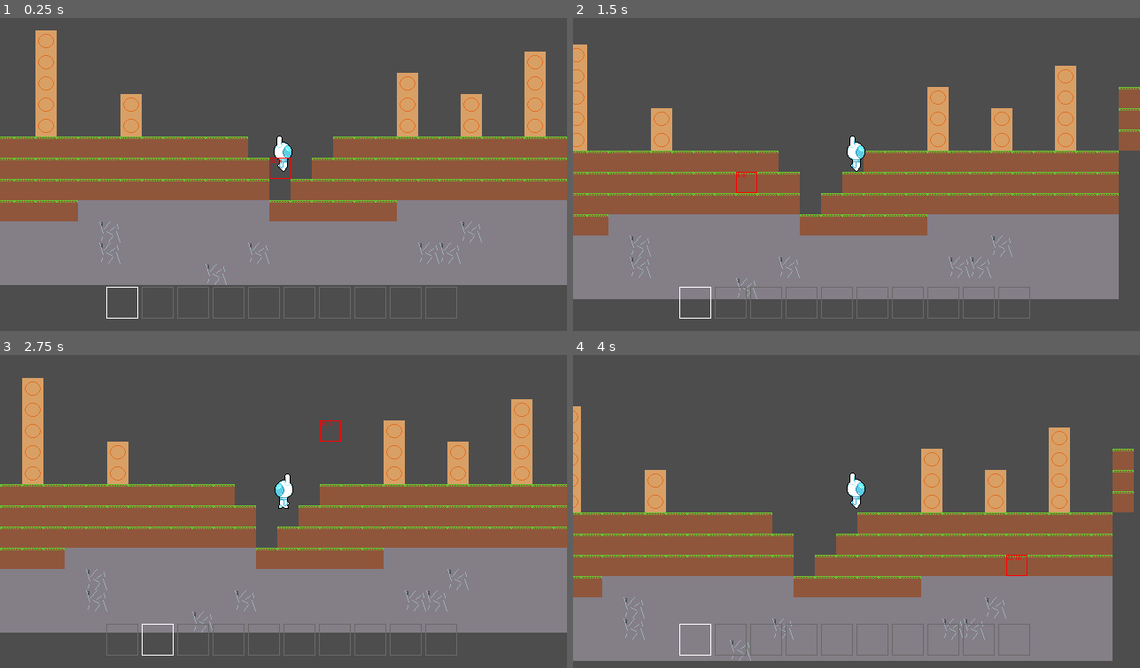
Above: before the commit, frames 1-4 (two rows, left to right).
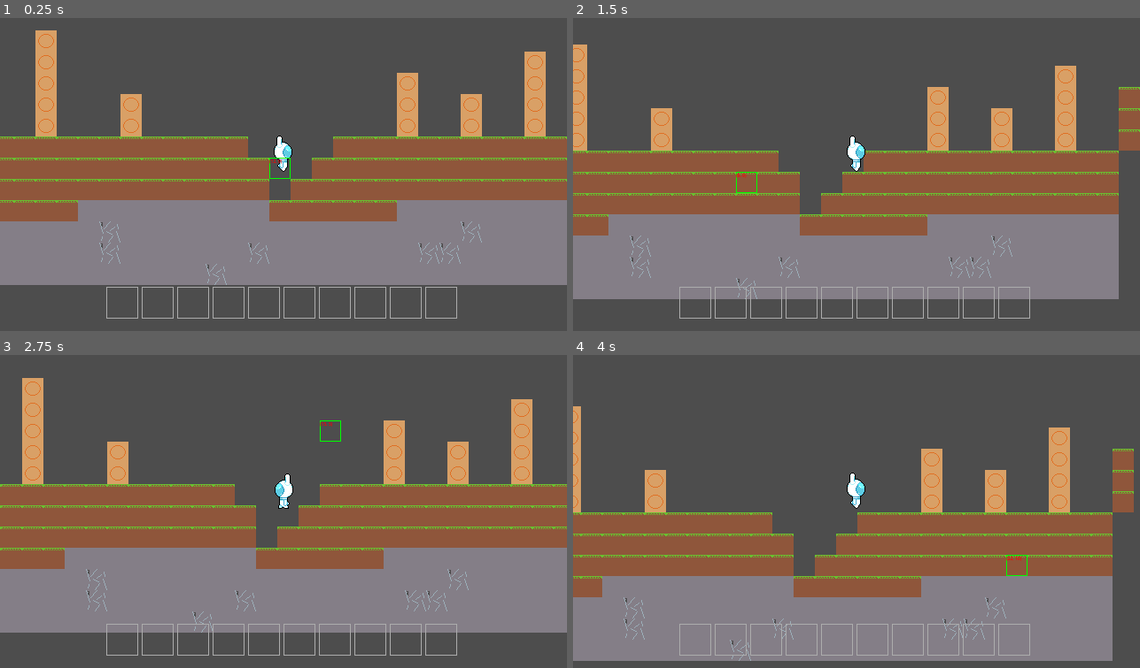
Above: after the commit, the same moments.

Repository: GriffinRio/Game-likeJam10
Game: Godot game, scene res://main.tscn
Same seed, same stepped clock (60 frames per second), same inputs: the game is played once before the commit and once after it.
Inputs (mouse positions are in pixels of both pictures, inside the frame that each line leads up to):
- Up to frame 1 (0.25 s): no input
- Up to frame 2 (1.5 s): move the mouse to (981, 155) at 0.52 s; hold 1 (Direct_Item_Switch) 0.53-1.28 s; hold D (Move_Right) from 0.53 s (still down); tap W (Jump) at 0.77 s; right-click (981, 155) at 0.8 s; move the mouse to (743, 187) at 1.27 s; right-click (743, 187) at 1.35 s
- Up to frame 3 (2.75 s): tap W (Jump) at 1.52 s; tap Mouse wheel down (Switch_Item_Down) at 1.55 s; move the mouse to (340, 439) at 2.02 s; release D (Move_Right) at 2.03 s; hold A (Move_Left) from 2.03 s (still down); hold Mouse wheel down (Switch_Item_Down) from 2.03 s (still down); tap Mouse wheel up (Switch_Item_Up) at 2.3 s
- Up to frame 4 (4 s): move the mouse to (828, 570) at 2.77 s; release A (Move_Left) at 2.78 s; release Mouse wheel down (Switch_Item_Down) at 2.78 s; hold D (Move_Right) from 2.78 s (still down); tap Mouse wheel up (Switch_Item_Up) at 2.85 s; tap W (Jump) at 3.02, 3.77 s; tap 1 (Direct_Item_Switch) at 3.05 s; move the mouse to (1026, 555) at 3.52 s; hold Right mouse button (Place) from 3.53 s (still down); click (1026, 555) at 3.6 s

The runs differ from the first frame. In frame 1, 0.7% of the frame differs, in the area x 18-81%, y 44-97%; in frame 2, 0.7%; in frame 3, 0.7%; in frame 4, 0.7%.

Commit message:
Changed project to be statically typed.
Might be a little more annoying but ultimate will save headaches in the future

Diff:
--- a/gameLikeJam10/Characters/inventory.gd
+++ b/gameLikeJam10/Characters/inventory.gd
@@ -17,23 +17,23 @@
 
 # TODO: add support for keyboard inventory switching?
 ## changes equipped index by 1, positive or negative depending on previous player input
-func change_equipped(direction : int):
+func change_equipped(direction : int) -> void:
 	# Formula for wrapping array both pos and neg.
 	# Kinda works like if statements, but one math line.
 	equipped = ((equipped + direction) % SIZE + SIZE) % SIZE
 
-func change_equipped_direct(index: int):
+func change_equipped_direct(index: int) -> void:
 	equipped = (index + SIZE) % SIZE
 
 ## Puts acquired item into inventory.
 ## Will stack with other versions of it if item is stackable
 ## Otherwise, will find new slot for it
-func gain_item(item: Item):
-	var item_index = hotbar.find(item)
+func gain_item(item: Item) -> void:
+	var item_index : int = hotbar.find(item)
 	if(item.stackable and item_index >= 0):
 		hotbar[item_index].count += 1
 	else:
-		var empty_index = hotbar.find(null)
+		var empty_index : int = hotbar.find(null)
 		# TODO: create new instance of item because it always uses same one from block which is weird?
 		if(empty_index >= 0):
 			hotbar[empty_index] = item
@@ -45,8 +45,8 @@
 # TODO: add functionality for removing multiple counts at once
 ## Removes item from inventory.
 ## Either fully removes it with null or just removes a count depending on stackable/count
-func lose_item(item: Item):
-	var item_index = hotbar.find(item)
+func lose_item(item: Item)  -> void:
+	var item_index : int = hotbar.find(item)
 	if(item_index >= 0):
 		if(not item.stackable || hotbar[item_index].count <= 1):
 			hotbar[item_index] = null
--- a/gameLikeJam10/Characters/player.gd
+++ b/gameLikeJam10/Characters/player.gd
@@ -2,12 +2,12 @@
 class_name Player
 
 ## Emmited when player places a valid block
-signal place_block(block)
+signal place_block(block : Vector2i)
 # TODO: Implement item destroying blocks
 ## Emmited when player starts mining
 signal mining(is_mining : bool , item : Item)
 ## Emmited when player changes equipped item
-signal change_equipped(equipped_index)
+signal change_equipped(equipped_index : int)
 
 const SPEED = 100.0
 const JUMP_VELOCITY = -225.0
@@ -15,21 +15,22 @@
 var HEIGHT : float
 var RADIUS : float
 
-@onready var inventory: Inventory = $Inventory
-@onready var _animated_sprite = $AnimatedSprite2D
-@onready var collision_shape_2d: CollisionShape2D = $CollisionShape2D
+@onready var inventory : Inventory = $Inventory
+@onready var _animated_sprite : AnimatedSprite2D = $AnimatedSprite2D
+@onready var collision_shape_2d : CollisionShape2D = $CollisionShape2D
 
 var is_mining : bool
 
 func _ready() -> void:
-	HEIGHT = collision_shape_2d.shape.size.y / 2.0
-	RADIUS = collision_shape_2d.shape.size.x / 2.0
+	var hitbox : RectangleShape2D = collision_shape_2d.shape
+	HEIGHT = hitbox.size.y / 2.0
+	RADIUS = hitbox.size.x / 2.0
 	is_mining = false
 
 # Handles player place and destory input for holding functionality
 func _process(delta: float) -> void:
 	if(Input.is_action_pressed("Place")):
-		var to_place = inventory.get_equipped()
+		var to_place : Item = inventory.get_equipped()
 		if(to_place != null and to_place.placeable):
 			place_block.emit(to_place)
 		else:
@@ -64,7 +65,8 @@
 		inventory.change_equipped(1)
 		change_equipped.emit(inventory.equipped)
 	elif(event.is_action_pressed("Direct_Item_Switch")):
-		inventory.change_equipped_direct(event.keycode - 49)
+		var keypress : InputEventKey = event
+		inventory.change_equipped_direct(keypress.keycode - 49)
 		change_equipped.emit(inventory.equipped)
 	elif(event.is_action("Destroy")):
 		is_mining = !is_mining
@@ -77,19 +79,19 @@
 
 
 ## Adds given item to player inventory
-func pickup_item(item : Item):
+func pickup_item(item : Item) -> void:
 	inventory.gain_item(item)
 
 ## Removes given item from player inventory
-func drop_item(item : Item):
+func drop_item(item : Item) -> void:
 	inventory.lose_item(item)
 
 func tilemap_position() -> Array[Vector2i]:
 	var corners : Array[Vector2i] = []
-	var collision_position = $CollisionShape2D.global_position
+	var collision_position : Vector2 = collision_shape_2d.global_position
 	# goes in order from bottem left to top left counter clockwise
-	var radius_sign = -1
-	var height_sign = 1
+	var radius_sign : int = -1
+	var height_sign : int = 1
 	for i in range(2):
 		for j in range(2):
 			corners.append(Tile_Map.map_coord(Vector2(collision_position.x + (RADIUS * radius_sign), collision_position.y + (HEIGHT * height_sign))))
@@ -103,7 +105,7 @@
 			if(tiles.find(corners[i]) == -1):
 				tiles.append(corners[i])
 		else:
-			var line = Tile_Map.get_tiles_in_line(corners[i], corners[(i + 1) % 4])
+			var line : Array[Vector2i] = Tile_Map.get_tiles_in_line(corners[i], corners[(i + 1) % 4])
 			for tile in line:
 				if (tiles.find(tile) == -1):
 					tiles.append(tile)
--- a/gameLikeJam10/Environment/tile_map.gd
+++ b/gameLikeJam10/Environment/tile_map.gd
@@ -11,36 +11,37 @@
 @onready var tile_layer: TileMapLayer = $TileLayer
 ## Allows all nodes/scripts to convert coordinates to tile_map coords
 static func map_coord(position : Vector2) -> Vector2i:
-	return Vector2i(floor(position/TILE_SIZE))
+	var calculation : Vector2i = floor(position/TILE_SIZE)
+	return calculation
 
 static func local_coord(position : Vector2i) -> Vector2:
 	return Vector2i(position * TILE_SIZE)
 
 static func get_tiles_in_line(tile_start : Vector2i, tile_end : Vector2i) -> Array[Vector2i]:
 	var tiles : Array[Vector2i] = [tile_start]
-	var diff = tile_end - tile_start
+	var diff : Vector2i = tile_end - tile_start
 	var axis : int
 	if(diff.x == 0):
 		axis = 1
 	else:
 		axis = 0
-	var length = abs(diff[axis])
-	var direction = diff[axis] /  length
+	var length : int = abs(diff[axis])
+	var direction : int = diff[axis] /  length
 	for i in range(length):
-		var tile = tiles[-1]
+		var tile : Vector2i = tiles[-1]
 		tile[axis] = tile[axis] + (1 * direction)
 		tiles.append(tile)
 	return tiles
 
 ## Makes sure block can be placed and then does so. Emits block_placed to remove block from player inventory
-func place_block(mouse_position, block : Vector2i):
+func place_block(mouse_position : Vector2i, block : Vector2i) -> void:
 	if(tile_layer.get_cell_atlas_coords(mouse_position) == EMPTY_TILE):
 		tile_layer.set_cell(mouse_position, 1, block)
 		var placed : Block = tile_layer.get_cell_tile_data(mouse_position).get_custom_data("block_data")
 		block_placed.emit(placed)
 
 ## Makes sure block can be destroyed and then does so. Emits block_destroyed to add block to player inventory
-func destroy_block(mouse_position):
+func destroy_block(mouse_position : Vector2i) -> void:
 	if(tile_layer.get_cell_atlas_coords(mouse_position) != EMPTY_TILE):
 		#TODO: figure out how to link mining animation to block destruction, global variable back to player?
 		var block: Block = tile_layer.get_cell_tile_data(mouse_position).get_custom_data("block_data")
--- a/gameLikeJam10/Resources/Templates/item.gd
+++ b/gameLikeJam10/Resources/Templates/item.gd
@@ -27,7 +27,7 @@
 @export var block : Vector2i
 
 func _to_string() -> String:
-	var output = ""
+	var output : String = ""
 	output += name + "\n"
 	output += "Stackable: " + str(stackable) + "\n"
 	if(stackable):
--- a/gameLikeJam10/UI/highlight.gd
+++ b/gameLikeJam10/UI/highlight.gd
@@ -5,9 +5,12 @@
 @onready var DEBUG_label: Label = $DEBUG_Label
 @onready var breaking_animation: AnimatedSprite2D = $BreakingAnimation
 
+var stylebox : StyleBoxFlat
+
 # Called when the node enters the scene tree for the first time.
 func _ready() -> void:
-	panel.get_theme_stylebox("panel").border_color = Color.LAWN_GREEN
+	stylebox = panel.get_theme_stylebox("panel","styleboxflat")
+	stylebox.border_color = Color.LAWN_GREEN
 	DEBUG_label.text = ""
 
 
@@ -15,19 +18,19 @@
 func _process(delta: float) -> void:
 	pass
 
-func update_position(mouse_position : Vector2i):
+func update_position(mouse_position : Vector2i) -> void:
 	position = Tile_Map.local_coord(mouse_position)
 	DEBUG_label.text = str(mouse_position)
 
-func update_interactable(interactable):
+func update_interactable(interactable : bool) -> void:
 	if(interactable):
-		panel.get_theme_stylebox("panel").border_color = Color.LAWN_GREEN
+		stylebox.border_color = Color.LAWN_GREEN
 	else:
-		panel.get_theme_stylebox("panel").border_color = Color.RED
+		stylebox.border_color = Color.RED
 
-func breaking():
+func breaking() -> void:
 	breaking_animation.play()
 
-func reset_break():
+func reset_break() -> void:
 	breaking_animation.stop()
 	breaking_animation.frame = 0
--- a/gameLikeJam10/UI/hotbar.gd
+++ b/gameLikeJam10/UI/hotbar.gd
@@ -6,7 +6,7 @@
 var equipped : int
 # Called when the node enters the scene tree for the first time.
 func _ready() -> void:
-	var children = h_box_container.get_children()
+	var children : Array[Node] = h_box_container.get_children()
 	for child in children:
 		slots.append(child)
 	equipped = 0
@@ -16,11 +16,11 @@
 func _process(delta: float) -> void:
 	pass
 
-func update_hotbar(inventory : Array):
+func update_hotbar(inventory : Array) -> void:
 	for i in range(len(inventory)):
 		slots[i].item = inventory[i]
 
-func update_equipped(new_equipped: int):
+func update_equipped(new_equipped: int) -> void:
 	slots[equipped].unequip()
 	slots[new_equipped].equip()
 	equipped = new_equipped
--- a/gameLikeJam10/UI/hotbar_slot.gd
+++ b/gameLikeJam10/UI/hotbar_slot.gd
@@ -6,9 +6,12 @@
 @onready var item_image: TextureRect = $ItemImage
 @onready var stack_count: Label = $StackCount
 @onready var panel: Panel = $Panel
+
+var stylebox : StyleBoxFlat
 # Called when the node enters the scene tree for the first time.
 func _ready() -> void:
-	panel.get_theme_stylebox("panel").border_color = Color.DIM_GRAY
+	stylebox = panel.get_theme_stylebox("panel","styleboxflat")
+	stylebox.border_color = Color.DIM_GRAY
 
 
 # Called every frame. 'delta' is the elapsed time since the previous frame.
@@ -27,8 +30,8 @@
 		stack_count.visible = false
 
 
-func equip():
-	panel.get_theme_stylebox("panel").border_color = Color.WHITE
+func equip() -> void:
+	stylebox.border_color = Color.WHITE
 
-func unequip():
-	panel.get_theme_stylebox("panel").border_color = Color.DIM_GRAY
+func unequip() -> void:
+	stylebox.border_color = Color.DIM_GRAY
--- a/gameLikeJam10/main.gd
+++ b/gameLikeJam10/main.gd
@@ -7,8 +7,8 @@
 @onready var highlight: Highlight = $WorldUI/Highlight
 
 ## Constantly stores mouse position in tile_map terms
-var mouse_position
-var valid_interactable_distance
+var mouse_position : Vector2i
+var valid_interactable_distance : bool
 
 # Intializes
 func _ready() -> void:
@@ -17,7 +17,7 @@
 
 # Updates mouse_position
 func _process(delta: float) -> void:
-	var new_mouse_position = Tile_Map.map_coord(get_local_mouse_position())
+	var new_mouse_position : Vector2i = Tile_Map.map_coord(get_local_mouse_position())
 	if(mouse_position != new_mouse_position):
 		mouse_position = new_mouse_position
 		highlight.update_position(mouse_position)
@@ -26,9 +26,9 @@
 	valid_interactable_distance = within_interactable_range(mouse_position)
 	highlight.update_interactable(valid_interactable_distance)
 
-func within_interactable_range(mouse_position: Vector2i):
-	var player_tiles = player.tilemap_position()
-	var interactable = false
+func within_interactable_range(mouse_position: Vector2i) -> bool:
+	var player_tiles : Array[Vector2i] = player.tilemap_position()
+	var interactable : bool = false
 	if(player_tiles.find(mouse_position) == -1):
 		for tile in player_tiles:
 			if((tile - mouse_position).length() == 1):
@@ -53,7 +53,7 @@
 	hotbar.update_hotbar(player.inventory.get_inventory())
 
 
-func _on_player_change_equipped(equipped_index: Variant) -> void:
+func _on_player_change_equipped(equipped_index: int) -> void:
 	hotbar.update_equipped(equipped_index)
 
 
--- a/gameLikeJam10/project.godot
+++ b/gameLikeJam10/project.godot
@@ -18,6 +18,14 @@
 
 Enums="*uid://c67vsaorf4o3k"
 EventBus="*uid://duqq0fs87lk6k"
+
+[debug]
+
+gdscript/warnings/untyped_declaration=2
+gdscript/warnings/unsafe_property_access=2
+gdscript/warnings/unsafe_method_access=2
+gdscript/warnings/unsafe_cast=1
+gdscript/warnings/unsafe_call_argument=2
 
 [display]
 
